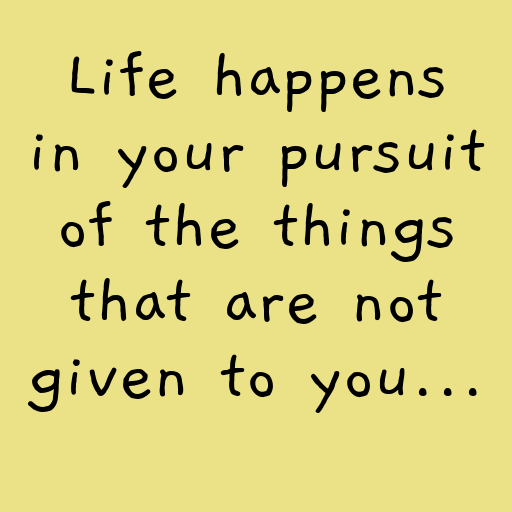
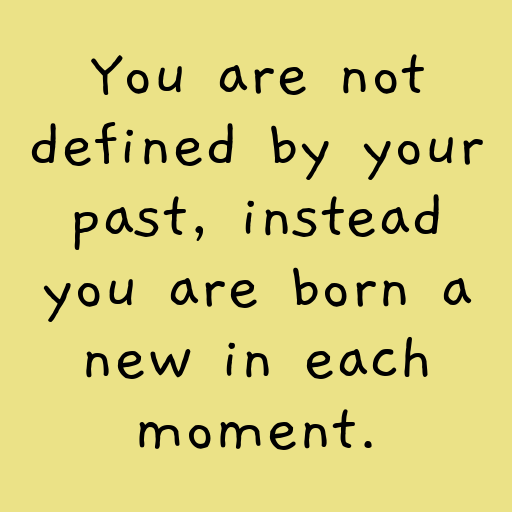
Layers edited between the first and the second 512 x 512 image:
painted on "..." over left=27, top=51, right=485, bottom=450
